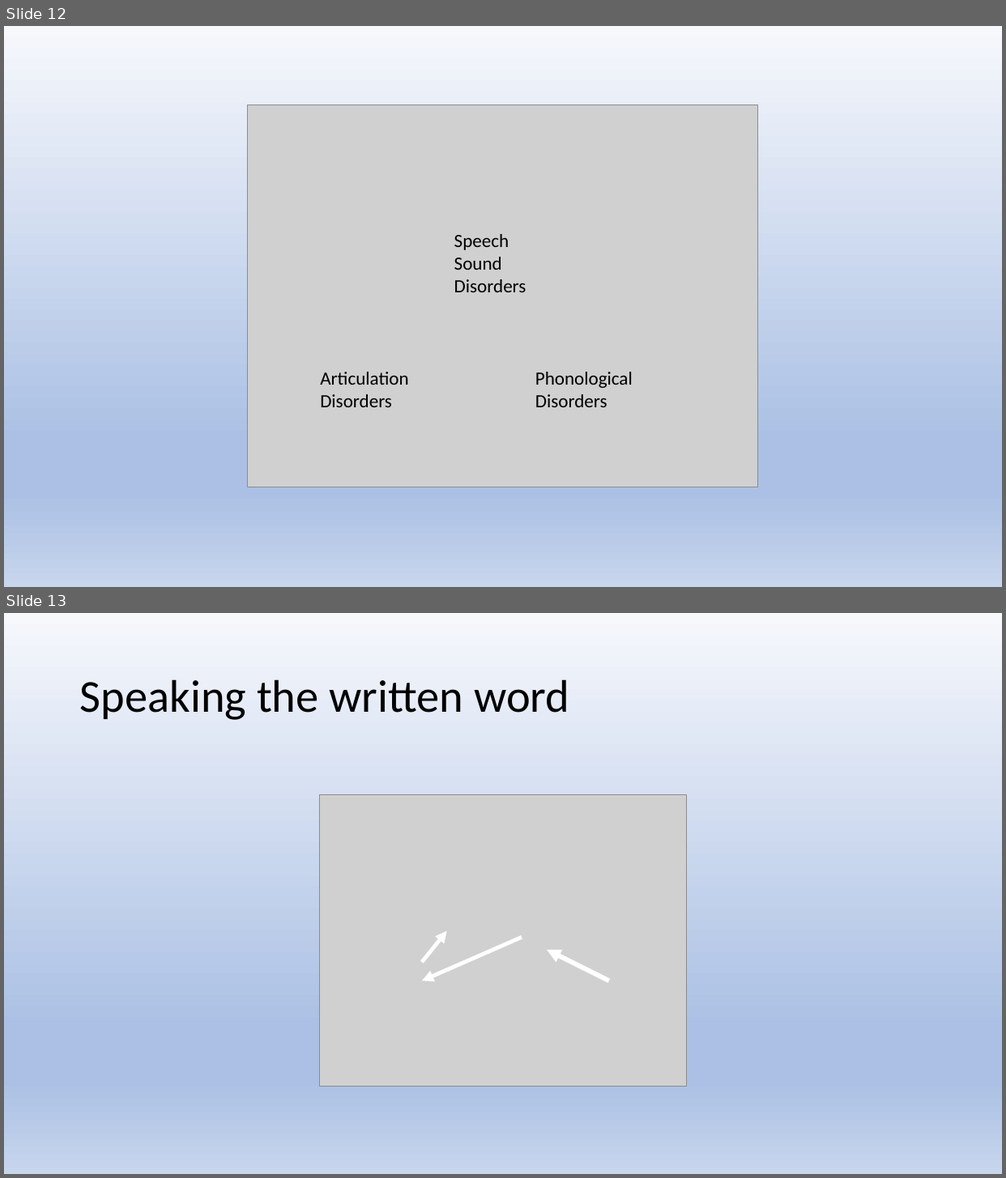
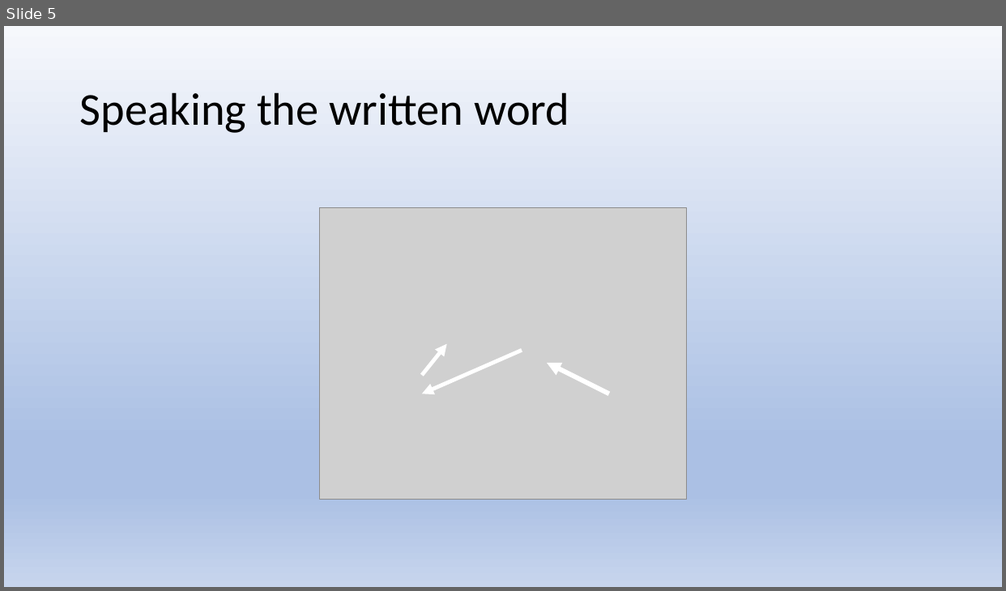
Before and after one commit to Jim-Wright90/cds431_sp22, a slide deck: slides/cds431_week2_1.pptx. Shown one above the other, each under a label of ours: slides 12 and 13 before the commit, slide 5 after it. The pictures are 1006x1178 and 1006x591 pixels, drawn with LibreOffice and Linux fonts; fonts in the diff are those of the drawing; grey boxes stand for pictures. Boxes give left, top, right and bottom in pixels: in the first picture for what was removed or moved away, otherwise in the second. Text is boxed around its words. In the diff, an @@ line names an element or a change of style, - is before the commit and + after.

```diff
--- a/slides/cds431_week2_1.pptx
+++ b/slides/cds431_week2_1.pptx
@@ slide 12 removed at <box>4,26,1002,587</box>, background gradient #F6F8FC to #ABC0E4 to #C7D5ED @@
@@ picture removed at <box>247,105,758,488</box> @@
@@ text removed at <box>454,234,526,292</box> @@
-Speech Sound Disorders
@@ text removed at <box>320,372,408,408</box> @@
-Articulation Disorders
@@ text removed at <box>535,372,633,408</box> @@
-Phonological Disorders
@@ what was slide 13 is now slide 5 @@
```
Also in this commit, not shown: 13 slides changed, 1 slide added, 7 other slides removed, 1 other file.
